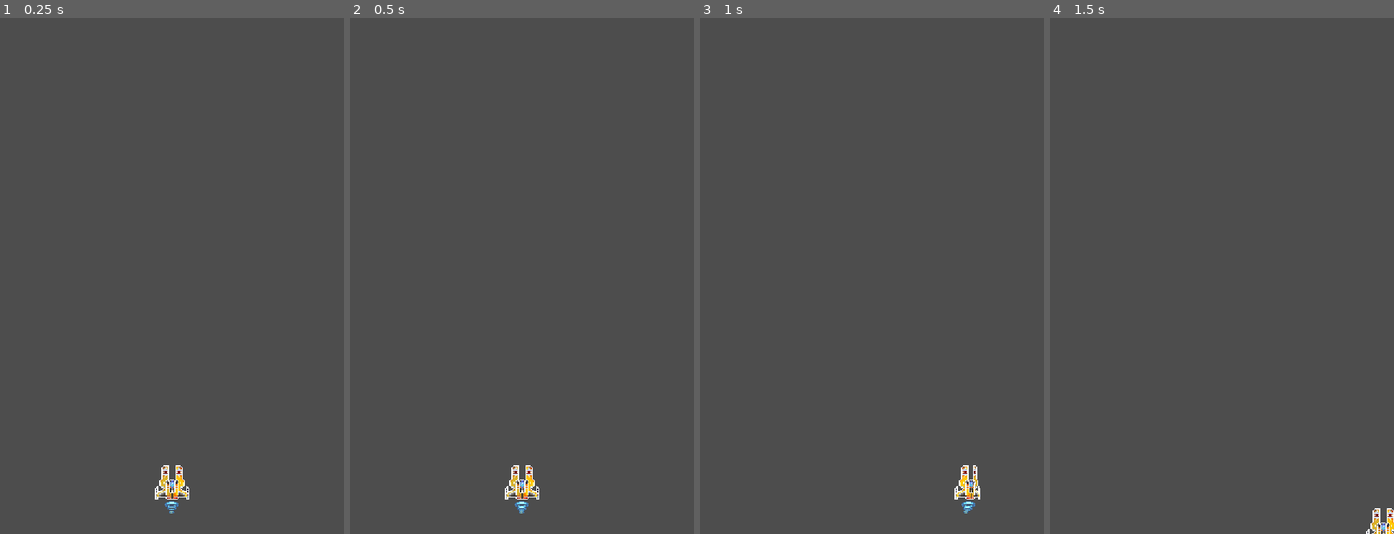
Above: before the commit, frames 1-4 (left to right).
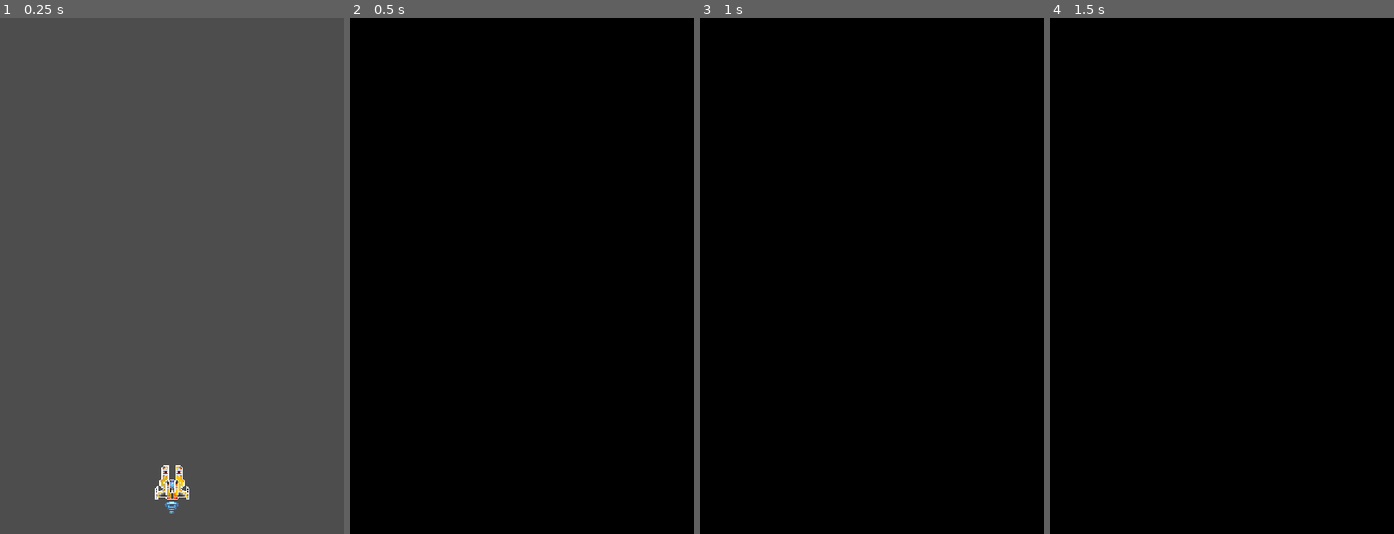
Above: after the commit, the same moments.

Repository: justCallMeJeg/ChaosWingNemesis
Game: Godot game, scene res://src/main.tscn
Same seed, same stepped clock (60 frames per second), same inputs: the game is played once before the commit and once after it.
Inputs:
- Up to frame 1 (0.25 s): no input
- Up to frame 2 (0.5 s): no input
- Up to frame 3 (1 s): hold Right (ui_right) from 0.53 s (still down)
- Up to frame 4 (1.5 s): release Right (ui_right) at 1.28 s; hold Down (ui_down) from 1.28 s (still down)

Frame 1 is identical in both runs. In frame 2, 100% of the frame differs, in the area x 0-100%, y 0-100%; in frame 3, 100%; in frame 4, 100%.

Commit message:
Autoload sceneTransition

Diff:
--- a/project.godot
+++ b/project.godot
@@ -15,6 +15,10 @@
 config/features=PackedStringArray("4.2", "Forward Plus")
 boot_splash/show_image=false
 config/icon="res://icon.svg"
+
+[autoload]
+
+SceneTransition="*res://src/Scripts/Util/SceneTransition.tscn"
 
 [display]
 
